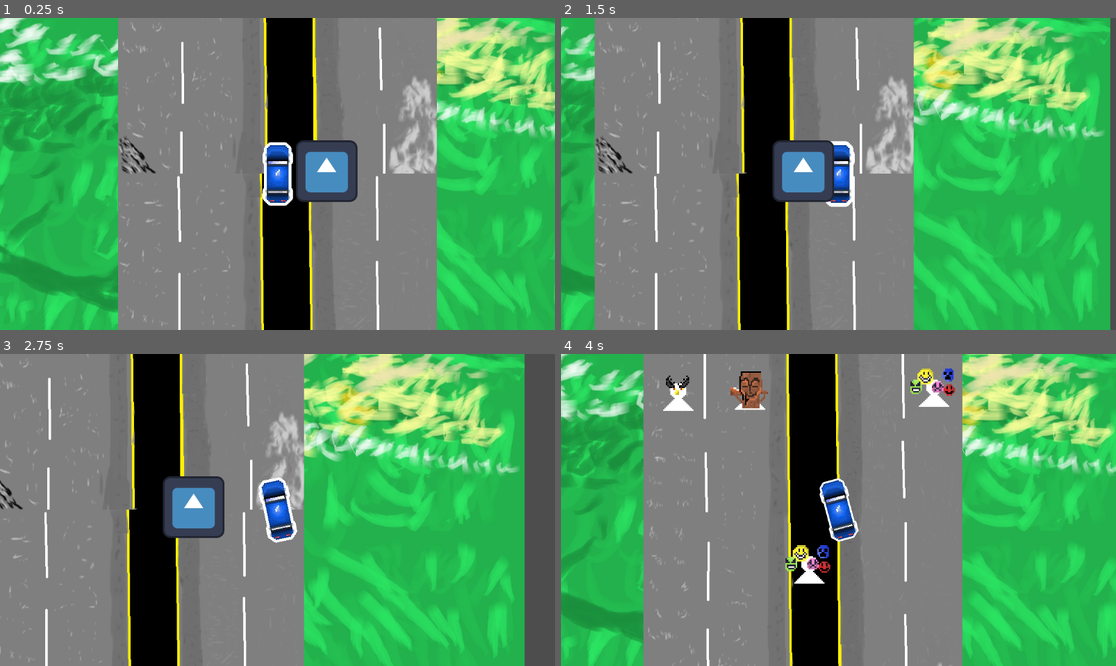
Above: before the commit, frames 1-4 (two rows, left to right).
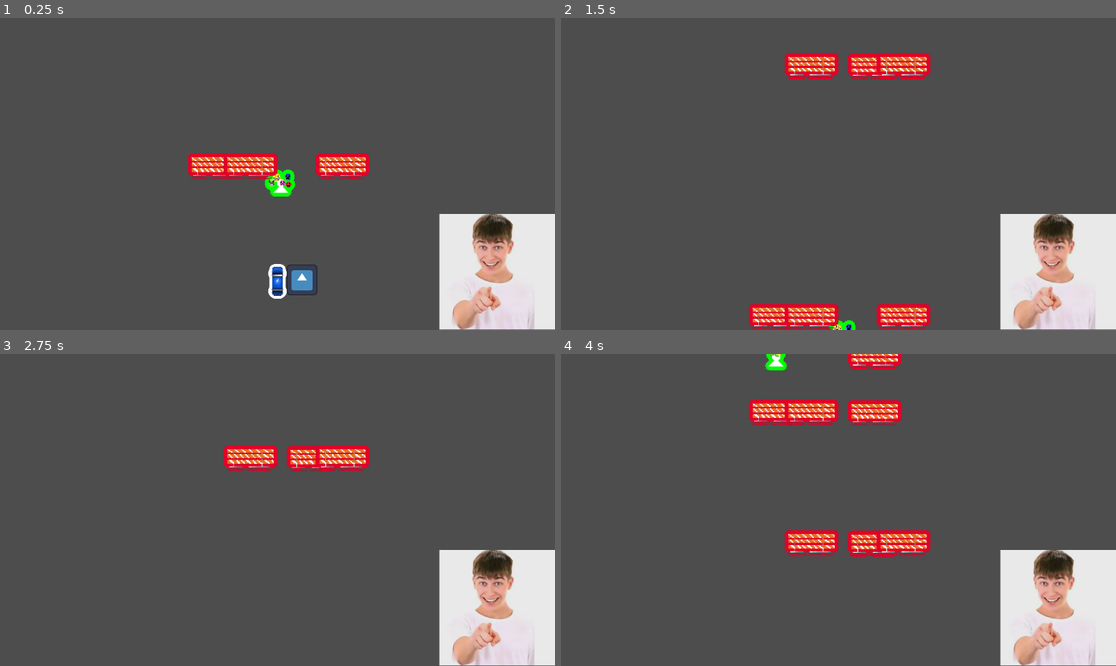
Above: after the commit, the same moments.

Repository: qigoh23/GameForGameJamNoTypos
Game: Godot game, scene res://Scenes/Game_World.tscn
The game is run twice, just before and just after one commit, with the same random seed, the same clock (stepped at 60 frames per second) and the same inputs. This scene is started directly instead of the project's main scene. The engine's default icon, where the game draws it, is replaced by a stand-in: a white triangle on a blue panel in a dark square.
Inputs:
- Up to frame 1 (0.25 s): no input
- Up to frame 2 (1.5 s): hold D (turn_right) 0.53-1.28 s; hold S (brake) from 1.28 s (still down)
- Up to frame 3 (2.75 s): release S (brake) at 2.03 s; hold D (turn_right) from 2.03 s (still down)
- Up to frame 4 (4 s): release D (turn_right) at 2.78 s; hold W (accelerate) 2.78-3.53 s; hold A (turn_left) from 3.53 s (still down)

The runs differ from the first frame. In frame 1, 99% of the frame differs, in the area x 0-100%, y 0-100%; in frame 2, 98%; in frame 3, 96%; in frame 4, 100%.

Commit message:
POV anims, obstacles, death wave, etc.

Diff:
--- /dev/null
+++ b/noah's-origin/Assets/Shaders/repeatTexture.gdshader
@@ -0,0 +1,17 @@
+shader_type canvas_item;
+//uniform sampler2D repeated_text;
+uniform vec2 repeats = vec2(2.0,2.0);
+
+void fragment() {
+
+	vec2 splitUV = vec2(UV.x/repeats.x,UV.y/repeats.y);
+
+	vec4 repeated_texture_color = texture(TEXTURE,vec2(mod(UV.x*repeats.x, 1.0),  mod(UV.y*repeats.y, 1.0)) );
+	COLOR = repeated_texture_color;
+	// Called for every pixel the material is visible on.
+}
+
+//void light() {
+//	// Called for every pixel for every light affecting the material.
+//	// Uncomment to replace the default light processing function with this one.
+//}
--- a/noah's-origin/Scenes/Game_World.tscn
+++ b/noah's-origin/Scenes/Game_World.tscn
@@ -1,16 +1,23 @@
-[gd_scene load_steps=8 format=3 uid="uid://cc3igx2qcgwct"]
+[gd_scene load_steps=13 format=3 uid="uid://cc3igx2qcgwct"]
 
 [ext_resource type="PackedScene" uid="uid://g1cqo60ulmic" path="res://Scenes/player.tscn" id="1_257bv"]
+[ext_resource type="Script" uid="uid://bb1ix7abu20qu" path="res://Scripts/game_manager.gd" id="1_ipext"]
 [ext_resource type="Texture2D" uid="uid://b66vcpwqmvy6m" path="res://icon.svg" id="2_ek3bi"]
 [ext_resource type="Texture2D" uid="uid://e0n0u0nc4ct7" path="res://Assets/Backgrounds/road.png" id="3_tcbdd"]
 [ext_resource type="Texture2D" uid="uid://c88n75nxycd3n" path="res://Assets/Backgrounds/Grass.png" id="4_d2ocx"]
 [ext_resource type="PackedScene" uid="uid://g6thaq6aqh2r" path="res://Scenes/barriers.tscn" id="5_j28nm"]
 [ext_resource type="PackedScene" uid="uid://sbuup8j2mhlb" path="res://Scenes/john_guy.tscn" id="5_vhrkh"]
 [ext_resource type="PackedScene" uid="uid://cc518ndgxr188" path="res://Scenes/spawner.tscn" id="7_bqs7f"]
+[ext_resource type="PackedScene" uid="uid://duagl3xnb4nwl" path="res://Scenes/death.tscn" id="9_v454l"]
+[ext_resource type="Script" uid="uid://cnp1670bj73j3" path="res://Scenes/UI_control.gd" id="10_uvlhy"]
+[ext_resource type="Texture2D" uid="uid://bywuetjxg3dj8" path="res://Assets/Reactions/drink_anim.png" id="10_wkib5"]
+[ext_resource type="Texture2D" uid="uid://btbq55c6raqxt" path="res://Assets/Reactions/idle_anim.png" id="11_2illj"]
 
 [node name="Game" type="Node2D"]
+script = ExtResource("1_ipext")
 
 [node name="Parallax2D" type="Parallax2D" parent="."]
+visible = false
 repeat_size = Vector2(0, 1073)
 repeat_times = 2
 
@@ -19,6 +26,7 @@
 texture = ExtResource("3_tcbdd")
 
 [node name="Player" parent="." instance=ExtResource("1_257bv")]
+unique_name_in_owner = true
 position = Vector2(0, -1)
 
 [node name="Sprite2D" type="Sprite2D" parent="."]
@@ -26,6 +34,7 @@
 texture = ExtResource("2_ek3bi")
 
 [node name="BG" type="Parallax2D" parent="."]
+visible = false
 z_index = -1
 scroll_scale = Vector2(0.5, 0)
 
@@ -34,22 +43,20 @@
 scale = Vector2(1.1, 1.1)
 texture = ExtResource("4_d2ocx")
 
-[node name="John Guy" parent="." instance=ExtResource("5_vhrkh")]
-position = Vector2(12, -398)
-
 [node name="BarrierFollow" type="Parallax2D" parent="."]
+visible = false
 scroll_scale = Vector2(1, 0)
 
 [node name="Barriers" parent="BarrierFollow" instance=ExtResource("5_j28nm")]
 position = Vector2(355.00003, 6.9999995)
-scale = Vector2(2.685, 63.616)
+scale = Vector2(2.685, 100.495995)
 
 [node name="RayCast2D" type="RayCast2D" parent="BarrierFollow/Barriers"]
 target_position = Vector2(-100, 0)
 
 [node name="Barriers2" parent="BarrierFollow" instance=ExtResource("5_j28nm")]
 position = Vector2(-354.99997, 3.0000002)
-scale = Vector2(2.685, 63.616)
+scale = Vector2(2.685, 100.495995)
 
 [node name="RayCast2D" type="RayCast2D" parent="BarrierFollow/Barriers2"]
 target_position = Vector2(100, 0)
@@ -67,3 +74,55 @@
 
 [node name="Spot4" type="Node2D" parent="BarrierFollow/Spawner"]
 position = Vector2(271, -437)
+
+[node name="John Guy" parent="." instance=ExtResource("5_vhrkh")]
+position = Vector2(12, -398)
+
+[node name="Death" parent="." instance=ExtResource("9_v454l")]
+unique_name_in_owner = true
+visible = false
+position = Vector2(0, 278)
+scale = Vector2(3, 3)
+
+[node name="Baseline" type="Node2D" parent="Death"]
+unique_name_in_owner = true
+position = Vector2(0, 16)
+
+[node name="Camera2D" type="Camera2D" parent="Death/Baseline"]
+unique_name_in_owner = true
+position = Vector2(0, -16)
+zoom = Vector2(0.5, 0.5)
+
+[node name="CanvasLayer" type="CanvasLayer" parent="."]
+
+[node name="Control" type="Control" parent="CanvasLayer"]
+layout_mode = 3
+anchors_preset = 15
+anchor_right = 1.0
+anchor_bottom = 1.0
+grow_horizontal = 2
+grow_vertical = 2
+script = ExtResource("10_uvlhy")
+reaction_textures = Dictionary[String, Texture2D]({
+"Drink": ExtResource("10_wkib5"),
+"Idle": ExtResource("11_2illj")
+})
+
+[node name="TextureRect" type="TextureRect" parent="CanvasLayer/Control"]
+unique_name_in_owner = true
+layout_mode = 1
+anchors_preset = -1
+anchor_left = 0.79200006
+anchor_top = 0.628
+anchor_right = 1.0
+anchor_bottom = 0.998
+offset_left = -0.3840332
+offset_top = 0.055999756
+offset_right = 360.0
+offset_bottom = 360.29596
+grow_horizontal = 0
+grow_vertical = 0
+scale = Vector2(0.4, 0.4)
+texture = ExtResource("11_2illj")
+expand_mode = 1
+stretch_mode = 6
--- /dev/null
+++ b/noah's-origin/Scenes/UI_control.gd
@@ -0,0 +1,21 @@
+extends Control
+@onready var texture_rect: TextureRect = %TextureRect
+
+@export var reaction_textures : Dictionary[String,Texture2D]
+var CD := 5000.0
+
+# Called when the node enters the scene tree for the first time.
+func _ready() -> void:
+	pass # Replace with function body.
+
+
+# Called every frame. 'delta' is the elapsed time since the previous frame.
+func _process(delta: float) -> void:
+	if Time.get_ticks_msec() >= CD:
+		CD = Time.get_ticks_msec() + 10000.0 + randf() * 10000.0
+
+func _emote() -> void:
+	texture_rect.texture = reaction_textures["Drink"]
+	get_tree().create_timer(1.5).timeout.connect(func() -> void:
+		texture_rect.texture = reaction_textures["Idle"]
+	)
--- /dev/null
+++ b/noah's-origin/Scenes/death.gd
@@ -0,0 +1,12 @@
+extends Area2D
+
+@export var speed := 500.0
+
+# Called when the node enters the scene tree for the first time.
+func _ready() -> void:
+	pass # Replace with function body.
+
+
+# Called every frame. 'delta' is the elapsed time since the previous frame.
+func _process(delta: float) -> void:
+	position.y -= speed * delta
--- /dev/null
+++ b/noah's-origin/Scenes/death.tscn
@@ -0,0 +1,92 @@
+[gd_scene load_steps=15 format=3 uid="uid://duagl3xnb4nwl"]
+
+[ext_resource type="Shader" uid="uid://ddc51asrxxm65" path="res://Assets/Shaders/repeatTexture.gdshader" id="1_mna5k"]
+[ext_resource type="Script" uid="uid://bbtqi27usvdtt" path="res://Scenes/death.gd" id="1_rsl6c"]
+[ext_resource type="Texture2D" uid="uid://fsp8qh4nffm" path="res://Assets/Backgrounds/Water-Sheet.png" id="2_rsl6c"]
+
+[sub_resource type="RectangleShape2D" id="RectangleShape2D_mna5k"]
+
+[sub_resource type="ShaderMaterial" id="ShaderMaterial_u4dtd"]
+shader = ExtResource("1_mna5k")
+shader_parameter/repeats = Vector2(10, 1)
+
+[sub_resource type="AtlasTexture" id="AtlasTexture_dkyka"]
+atlas = ExtResource("2_rsl6c")
+region = Rect2(0, 0, 96, 32)
+
+[sub_resource type="AtlasTexture" id="AtlasTexture_066rk"]
+atlas = ExtResource("2_rsl6c")
+region = Rect2(96, 0, 96, 32)
+
+[sub_resource type="AtlasTexture" id="AtlasTexture_xejl3"]
+atlas = ExtResource("2_rsl6c")
+region = Rect2(192, 0, 96, 32)
+
+[sub_resource type="AtlasTexture" id="AtlasTexture_65qoq"]
+atlas = ExtResource("2_rsl6c")
+region = Rect2(288, 0, 96, 32)
+
+[sub_resource type="AtlasTexture" id="AtlasTexture_tcnkp"]
+atlas = ExtResource("2_rsl6c")
+region = Rect2(384, 0, 96, 32)
+
+[sub_resource type="AtlasTexture" id="AtlasTexture_rw0p4"]
+atlas = ExtResource("2_rsl6c")
+region = Rect2(480, 0, 96, 32)
+
+[sub_resource type="AtlasTexture" id="AtlasTexture_ra8a5"]
+atlas = ExtResource("2_rsl6c")
+region = Rect2(576, 0, 96, 32)
+
+[sub_resource type="AtlasTexture" id="AtlasTexture_7y8km"]
+atlas = ExtResource("2_rsl6c")
+region = Rect2(672, 0, 96, 32)
+
+[sub_resource type="SpriteFrames" id="SpriteFrames_bna15"]
+animations = [{
+"frames": [{
+"duration": 1.0,
+"texture": SubResource("AtlasTexture_dkyka")
+}, {
+"duration": 1.0,
+"texture": SubResource("AtlasTexture_066rk")
+}, {
+"duration": 1.0,
+"texture": SubResource("AtlasTexture_xejl3")
+}, {
+"duration": 1.0,
+"texture": SubResource("AtlasTexture_65qoq")
+}, {
+"duration": 1.0,
+"texture": SubResource("AtlasTexture_tcnkp")
+}, {
+"duration": 1.0,
+"texture": SubResource("AtlasTexture_rw0p4")
+}, {
+"duration": 1.0,
+"texture": SubResource("AtlasTexture_ra8a5")
+}, {
+"duration": 1.0,
+"texture": SubResource("AtlasTexture_7y8km")
+}],
+"loop": true,
+"name": &"default",
+"speed": 5.0
+}]
+
+[node name="Death" type="Area2D"]
+texture_filter = 1
+scale = Vector2(1, 2.6000004)
+collision_layer = 8
+script = ExtResource("1_rsl6c")
+
+[node name="CollisionShape2D" type="CollisionShape2D" parent="."]
+shape = SubResource("RectangleShape2D_mna5k")
+
+[node name="AnimatedSprite2D" type="AnimatedSprite2D" parent="."]
+material = SubResource("ShaderMaterial_u4dtd")
+scale = Vector2(8.91625, 1)
+sprite_frames = SubResource("SpriteFrames_bna15")
+autoplay = "default"
+frame_progress = 0.38906652
+speed_scale = 1.665
--- a/noah's-origin/Scenes/john_guy.tscn
+++ b/noah's-origin/Scenes/john_guy.tscn
@@ -11,9 +11,16 @@
 [ext_resource type="Texture2D" uid="uid://cskpwlpr7o7gx" path="res://Assets/Accessories/TripleTAuraDemon.png" id="6_df2so"]
 [ext_resource type="Texture2D" uid="uid://bcrkm6vq2vlls" path="res://Assets/Accessories/verity.png" id="8_w5k61"]
 [ext_resource type="Texture2D" uid="uid://40hkfhckf0xa" path="res://Assets/Accessories/WinningSmile.png" id="9_vwpbr"]
+[ext_resource type="Shader" uid="uid://cegjqkpgrsgqi" path="res://Assets/Shaders/outline.gdshader" id="10_vdgnb"]
 
 [sub_resource type="RectangleShape2D" id="RectangleShape2D_bhsw5"]
 size = Vector2(23, 29)
+
+[sub_resource type="ShaderMaterial" id="ShaderMaterial_f8x86"]
+shader = ExtResource("10_vdgnb")
+shader_parameter/line_color = Color(0, 1, 0, 1)
+shader_parameter/line_thickness = 8.0
+shader_parameter/viewport_scale = Vector2(1, 1)
 
 [node name="John Guy" type="Area2D"]
 texture_filter = 1
@@ -21,21 +28,6 @@
 collision_mask = 2
 script = ExtResource("1_bhsw5")
 AccessoryList = Array[Texture2D]([ExtResource("2_bv557"), ExtResource("3_vdgnb"), ExtResource("4_f8x86"), ExtResource("5_xl4cy"), ExtResource("6_df2so"), ExtResource("4_xepos"), ExtResource("8_w5k61"), ExtResource("9_vwpbr")])
-
-[node name="Head" type="Sprite2D" parent="."]
-unique_name_in_owner = true
-texture = ExtResource("2_v8n32")
-
-[node name="Body" type="Sprite2D" parent="."]
-unique_name_in_owner = true
-texture = ExtResource("3_okdjt")
-offset = Vector2(0, 10)
-
-[node name="Accessories" type="Sprite2D" parent="."]
-unique_name_in_owner = true
-scale = Vector2(1, 1.112)
-texture = ExtResource("4_f8x86")
-offset = Vector2(0, -2)
 
 [node name="CollisionShape2D" type="CollisionShape2D" parent="."]
 position = Vector2(0.16666667, 0.16666667)
@@ -47,4 +39,22 @@
 wait_time = 5.0
 one_shot = true
 
+[node name="CanvasGroup" type="CanvasGroup" parent="."]
+material = SubResource("ShaderMaterial_f8x86")
+
+[node name="Head" type="Sprite2D" parent="CanvasGroup"]
+unique_name_in_owner = true
+texture = ExtResource("2_v8n32")
+
+[node name="Body" type="Sprite2D" parent="CanvasGroup"]
+unique_name_in_owner = true
+texture = ExtResource("3_okdjt")
+offset = Vector2(0, 10)
+
+[node name="Accessories" type="Sprite2D" parent="CanvasGroup"]
+unique_name_in_owner = true
+scale = Vector2(1, 1.112)
+texture = ExtResource("4_f8x86")
+offset = Vector2(0, -2)
+
 [connection signal="timeout" from="Timer" to="." method="_on_timer_timeout"]
--- /dev/null
+++ b/noah's-origin/Scenes/obstacle.tscn
@@ -0,0 +1,40 @@
+[gd_scene load_steps=6 format=3 uid="uid://cu7yu7oygey18"]
+
+[ext_resource type="Script" uid="uid://ckava0qbcfij" path="res://Scripts/obstacle.gd" id="1_p763d"]
+[ext_resource type="Texture2D" uid="uid://dirrrxj22v7t2" path="res://Assets/RoadItems/SimpleBarricade.png" id="3_rvx1i"]
+[ext_resource type="Shader" uid="uid://cegjqkpgrsgqi" path="res://Assets/Shaders/outline.gdshader" id="10_yin54"]
+
+[sub_resource type="RectangleShape2D" id="RectangleShape2D_bhsw5"]
+size = Vector2(211, 93)
+
+[sub_resource type="ShaderMaterial" id="ShaderMaterial_a6yce"]
+shader = ExtResource("10_yin54")
+shader_parameter/line_color = Color(0.88702255, 0, 0.15886101, 1)
+shader_parameter/line_thickness = 8.0
+shader_parameter/viewport_scale = Vector2(1, 1)
+
+[node name="John Guy" type="Area2D"]
+texture_filter = 1
+scale = Vector2(3, 3)
+collision_layer = 4
+collision_mask = 2
+script = ExtResource("1_p763d")
+
+[node name="CollisionShape2D" type="CollisionShape2D" parent="."]
+position = Vector2(0.16666667, 0.16666667)
+scale = Vector2(0.33333334, 0.33333334)
+shape = SubResource("RectangleShape2D_bhsw5")
+
+[node name="Timer" type="Timer" parent="."]
+unique_name_in_owner = true
+wait_time = 5.0
+one_shot = true
+
+[node name="CanvasGroup" type="CanvasGroup" parent="."]
+material = SubResource("ShaderMaterial_a6yce")
+
+[node name="Body" type="Sprite2D" parent="CanvasGroup"]
+unique_name_in_owner = true
+texture = ExtResource("3_rvx1i")
+
+[connection signal="timeout" from="Timer" to="." method="_on_timer_timeout"]
--- a/noah's-origin/Scenes/player.tscn
+++ b/noah's-origin/Scenes/player.tscn
@@ -33,6 +33,8 @@
 offset = Vector2(0.5, 0)
 
 [node name="AreaCollider" type="Area2D" parent="."]
+collision_layer = 3
+collision_mask = 5
 
 [node name="CollisionShape2D" type="CollisionShape2D" parent="AreaCollider"]
 position = Vector2(0, -0.5)
@@ -42,4 +44,6 @@
 [node name="CollisionShape2D" type="CollisionShape2D" parent="."]
 shape = SubResource("CapsuleShape2D_cvnsp")
 
-[node name="Camera2D" type="Camera2D" parent="."]
+[node name="SlowTimer" type="Timer" parent="."]
+unique_name_in_owner = true
+one_shot = true
--- a/noah's-origin/Scenes/spawner.tscn
+++ b/noah's-origin/Scenes/spawner.tscn
@@ -1,8 +1,10 @@
-[gd_scene load_steps=3 format=3 uid="uid://cc518ndgxr188"]
+[gd_scene load_steps=4 format=3 uid="uid://cc518ndgxr188"]
 
 [ext_resource type="Script" uid="uid://bagrrjtwdfwqi" path="res://Scripts/spawner.gd" id="1_2bop2"]
 [ext_resource type="PackedScene" uid="uid://sbuup8j2mhlb" path="res://Scenes/john_guy.tscn" id="2_mdv8j"]
+[ext_resource type="PackedScene" uid="uid://cu7yu7oygey18" path="res://Scenes/obstacle.tscn" id="3_xhbpr"]
 
 [node name="Spawner" type="Node2D"]
 script = ExtResource("1_2bop2")
 john_guy_scns = ExtResource("2_mdv8j")
+obstacle_scns = ExtResource("3_xhbpr")
--- /dev/null
+++ b/noah's-origin/Scripts/game_manager.gd
@@ -0,0 +1,23 @@
+extends Node2D
+
+
+@export var baseline_speed_multi := 1.0
+@onready var player: CharacterBody2D = %Player
+@onready var camera_2d: Camera2D = %Camera2D
+@onready var baseline: Node2D = %Baseline
+@onready var death: Area2D = %Death
+
+@export var base_game_speed := 500.0
+# Called when the node enters the scene tree for the first time.
+func _ready() -> void:
+	pass # Replace with function body.
+
+
+# Called every frame. 'delta' is the elapsed time since the previous frame.
+func _process(delta: float) -> void:
+	camera_2d.global_position.y = baseline.global_position.y -(get_viewport_rect().size.y/(2.0 * camera_2d.zoom.y) )
+	if absf(baseline.global_position.y - player.global_position.y) > (get_viewport_rect().size.y/(2.0 * camera_2d.zoom.y)):
+		print(true)
+		death.speed = -player.velocity.y
+	else:
+		death.speed = base_game_speed
--- a/noah's-origin/Assets/RoadItems/SimpleBarricade.png.import
+++ b/noah's-origin/Scripts/obstacle.gd
@@ -1,40 +1,37 @@
-[remap]
+class_name Obstacle extends Area2D
 
-importer="texture"
-type="CompressedTexture2D"
-uid="uid://dirrrxj22v7t2"
-path="res://.godot/imported/SimpleBarricade.png-419312b6b4cb70f5dc7f7e78a3128563.ctex"
-metadata={
-"vram_texture": false
-}
+@onready var timer: Timer = %Timer
+@onready var body: Sprite2D = %Body
 
-[deps]
+@export var AccessoryList : Array[Texture2D]
 
-source_file="res://Assets/RoadItems/SimpleBarricade.png"
-dest_files=["res://.godot/imported/SimpleBarricade.png-419312b6b4cb70f5dc7f7e78a3128563.ctex"]
+var DEAD := false
+var velocity := Vector2.ZERO
+var spin_speed := 20.0
 
-[params]
+func _ready() -> void:
 
-compress/mode=0
-compress/high_quality=false
-compress/lossy_quality=0.7
-compress/uastc_level=0
-compress/rdo_quality_loss=0.0
-compress/hdr_compression=1
-compress/normal_map=0
-compress/channel_pack=0
-mipmaps/generate=false
-mipmaps/limit=-1
-roughness/mode=0
-roughness/src_normal=""
-process/channel_remap/red=0
-process/channel_remap/green=1
-process/channel_remap/blue=2
-process/channel_remap/alpha=3
-process/fix_alpha_border=true
-process/premult_alpha=false
-process/normal_map_invert_y=false
-process/hdr_as_srgb=false
-process/hdr_clamp_exposure=false
-process/size_limit=0
-detect_3d/compress_to=1
+	area_entered.connect(_on_area_entered)
+	get_tree().create_timer(10.0).timeout.connect(func () -> void:
+		queue_free()
+	)
+
+func _on_area_entered(area: Area2D) -> void:
+	if DEAD or not (area.get_parent() is CharacterBody2D):
+		return
+	area.get_parent().slow_debuff()
+	DEATH(area.get_parent().velocity * 2.0)
+
+func DEATH(vel: Vector2) -> void:
+	velocity = vel
+	DEAD = true
+	timer.start()
+
+func _on_timer_timeout() -> void:
+	queue_free()
+
+func _process(delta: float) -> void:
+	if not DEAD:
+		return
+	position += velocity * delta
+	rotation += spin_speed * delta
--- a/noah's-origin/Scripts/player.gd
+++ b/noah's-origin/Scripts/player.gd
@@ -2,6 +2,7 @@
 
 
 @onready var canvas_group: CanvasGroup = %CanvasGroup
+@onready var slow_timer: Timer = %SlowTimer
 
 @export var turn_velocity := 0.0
 
@@ -15,7 +16,8 @@
 const HORIZONTAL_ACCEL := 1500.0
 
 var MAX_SPEED := 1000.0
-
+var speed_multi := 1.0
+var slow_multi := 1.0
 
 var desired_local_velocity := Vector2.ZERO
 var save_vel := Vector2.ZERO
@@ -36,7 +38,7 @@
 func _physics_process(delta: float) -> void:
 	var accel := Input.is_action_pressed("accelerate")
 	var brake := Input.is_action_pressed("brake")
-	desired_local_velocity = Vector2(0.0,-MAX_SPEED if (accel and (not brake)) else 0.0 )
+	desired_local_velocity = Vector2(0.0,(-MAX_SPEED * speed_multi * slow_multi) if (accel and (not brake)) else 0.0 )
 	var turn_direction := Input.get_axis("turn_left","turn_right")
 	turn_velocity = clampf( move_toward(turn_velocity, MAX_TURN_SPEED * turn_direction, MAX_TURN_ACCEL * delta), deg_to_rad(-MAX_TURN_SPEED), deg_to_rad(MAX_TURN_SPEED))
 	if (absf(turn_direction) < 0.5):
@@ -52,5 +54,22 @@
 			turning_tween = null
 		save_vel.x = turn_direction * MAX_HORIZONTAL_VEL
 	velocity = velocity.move_toward(desired_local_velocity.rotated(rotation), ((BRAKE_ACCEL if brake else ACCELERATION) * delta))
-	velocity.x = move_toward(velocity.x, save_vel.x, HORIZONTAL_ACCEL * delta)
+	velocity.x = move_toward(velocity.x, save_vel.x * slow_multi, HORIZONTAL_ACCEL * delta)
 	move_and_slide()
+
+func slow_debuff() -> void:
+	velocity = Vector2.ZERO
+	if slow_timer.time_left > 0.0:
+		print("ran")
+		slow_timer.stop()
+		slow_multi = 0.2
+		slow_timer.start(slow_timer.wait_time)
+	else:
+		print("ran1")
+		slow_multi = 0.2
+		slow_timer.start()
+		slow_timer.timeout.connect(func () -> void:
+			slow_multi = 1.0
+			for con:Dictionary in slow_timer.timeout.get_connections():
+				slow_timer.timeout.disconnect(con["callable"])
+		)
--- a/noah's-origin/Scripts/spawner.gd
+++ b/noah's-origin/Scripts/spawner.gd
@@ -2,9 +2,10 @@
 
 var spots : Array[Node]
 var cd := 0.0
-var minCD := 1.0
-var maxCD := 4.0
+var minCD := 0.5
+var maxCD := 2.0
 @export var john_guy_scns : PackedScene
+@export var obstacle_scns : PackedScene
 
 # Called when the node enters the scene tree for the first time.
 func _ready() -> void:
@@ -25,12 +26,16 @@
 		return
 	var spawnrow :Array[Node2D]= []
 	for node:Node2D in spots:
-		match randf() < 0.5:
-			true:
+		match randf():
+			var x when x < 0.3:
 				var new_guy = john_guy_scns.instantiate()
-				print(new_guy)
 				get_tree().current_scene.add_child(new_guy)
 				spawnrow.append(new_guy)
 				new_guy.position = node.global_position + Vector2(0.0, (randf() -0.5) *40.0 )
+			var x when x < 0.7:
+				var new_obs = obstacle_scns.instantiate()
+				get_tree().current_scene.add_child(new_obs)
+				spawnrow.append(new_obs)
+				new_obs.position = node.global_position
 			_:
 				spawnrow.append(null)
Binary file added: noah's-origin/Assets/Reactions/Reaction.png
Not shown, added: noah's-origin/Assets/Reactions/Reaction.png.import
Binary file added: noah's-origin/Assets/Reactions/drink_anim.png
Not shown, added: noah's-origin/Assets/Reactions/drink_anim.png.import
Binary file added: noah's-origin/Assets/Reactions/idle_anim.png
Not shown, added: noah's-origin/Assets/Reactions/idle_anim.png.import
Not shown, added: noah's-origin/Assets/Shaders/repeatTexture.gdshader.uid
Not shown, added: noah's-origin/Scenes/UI_control.gd.uid
Not shown, added: noah's-origin/Scenes/death.gd.uid
Not shown: 1 places in noah's-origin/Scenes/john_guy.tscn that only renumber resources
Not shown, added: noah's-origin/Scripts/game_manager.gd.uid
Not shown, added: noah's-origin/Scripts/obstacle.gd.uid
